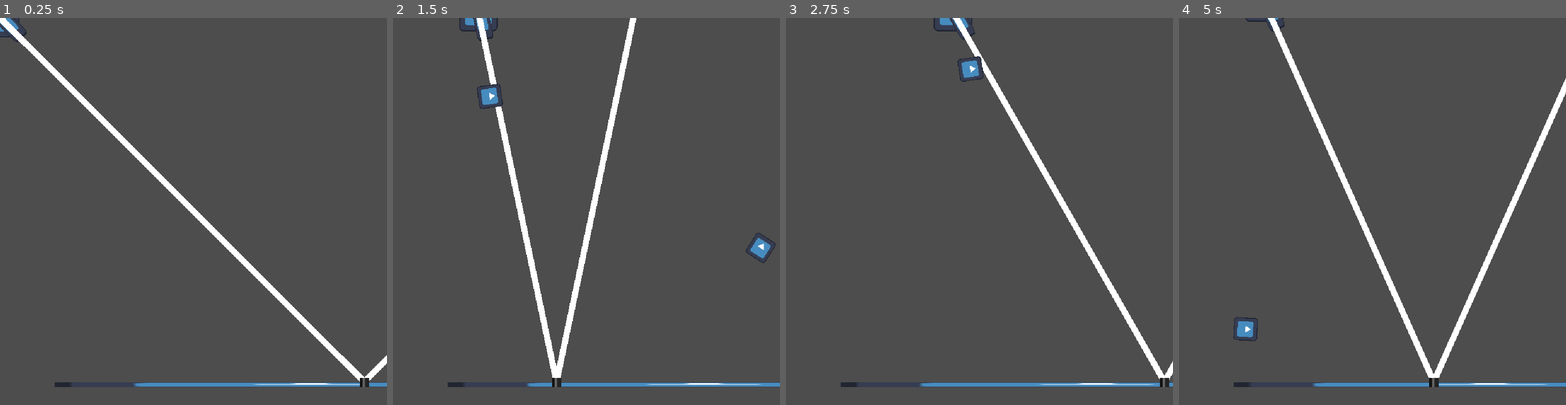
Above: before the commit, frames 1-4 (left to right).
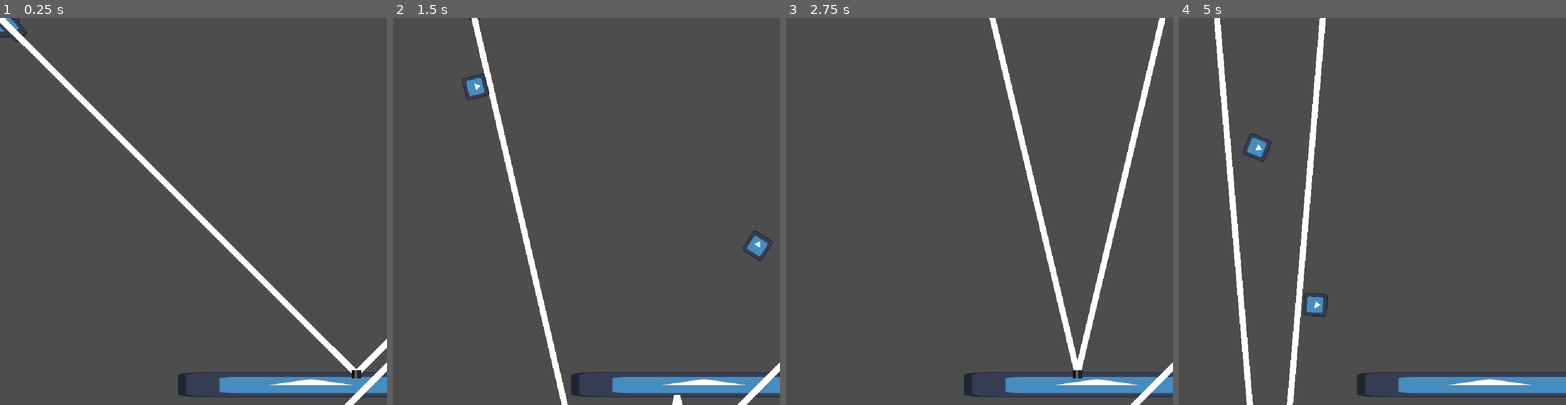
Above: after the commit, the same moments.

Repository: KoB-Kirito/uol-gamejam-10
Game: Godot game, scene res://Bullet Test.tscn
The game is run twice, just before and just after one commit, with the same random seed, the same clock (stepped at 60 frames per second) and the same inputs. This scene is started directly instead of the project's main scene. The engine's default icon, where the game draws it, is replaced by a stand-in: a white triangle on a blue panel in a dark square.
Inputs (mouse positions are in pixels of both pictures, inside the frame that each line leads up to):
- Up to frame 1 (0.25 s): no input
- Up to frame 2 (1.5 s): tap Enter at 0.5 s; move the mouse to (671, 192) at 0.52 s; hold D (right) 0.53-1.25 s; click (671, 192) at 0.6 s; drag from (509, 230) to (567, 288) at 1.27 s
- Up to frame 3 (2.75 s): move the mouse to (1018, 126) at 2.02 s; hold D (right) from 2.03 s (still down); tap Backspace at 2.1 s
- Up to frame 4 (5 s): release D (right) at 2.75 s; drag from (1353, 288) to (1256, 153) at 2.77 s; move the mouse to (1488, 269) at 3.52 s; hold A (left) 3.53-4.25 s; tap Delete at 3.6 s; drag from (1256, 153) to (1314, 114) at 4.27 s

The runs differ from the first frame. In frame 1, 2.5% of the frame differs, in the area x 6-100%, y 7-100%; in frame 2, 5.4%; in frame 3, 6.9%; in frame 4, 8.6%, in the area x 9-100%, y 0-100%.

Commit message:
Basic enemy behaviour and vision

Diff:
--- a/Bullet Test.tscn
+++ b/Bullet Test.tscn
@@ -19,7 +19,6 @@
 position = Vector2(514, 606)
 
 [node name="Wall" type="StaticBody2D" parent="Node2D"]
-scale = Vector2(1.92514, 0.21136)
 collision_layer = 16
 collision_mask = 16
 
@@ -45,10 +44,6 @@
 scale = Vector2(3.4375, 0.328125)
 texture = ExtResource("1_ohy3h")
 
-[node name="Player" parent="." instance=ExtResource("2_vxjry")]
-friction = 0.3
-acceleration = 0.4
-
 [node name="EnemyBase" parent="." instance=ExtResource("3_aexe3")]
 position = Vector2(859, 933)
 
@@ -69,3 +64,6 @@
 [node name="Sprite2D" type="Sprite2D" parent="Pathing"]
 scale = Vector2(2.2443, 0.0661476)
 texture = SubResource("GradientTexture2D_dwiwd")
+
+[node name="Player" parent="." instance=ExtResource("2_vxjry")]
+collision_mask = 17
--- /dev/null
+++ b/enemies/Enemy Test.tscn
@@ -0,0 +1,60 @@
+[gd_scene load_steps=6 format=3 uid="uid://cjhqp27ywgf3f"]
+
+[ext_resource type="PackedScene" uid="uid://f4jf1c4v6ts5" path="res://enemies/_base_enemy.tscn" id="1_73apd"]
+[ext_resource type="Script" path="res://enemies/enemy_path.gd" id="2_fhum7"]
+[ext_resource type="PackedScene" uid="uid://d1nwfcr0d5o1x" path="res://player.tscn" id="3_so36t"]
+[ext_resource type="Texture2D" uid="uid://ts0cimfv1f58" path="res://icon.svg" id="5_dppyt"]
+
+[sub_resource type="RectangleShape2D" id="RectangleShape2D_3n005"]
+size = Vector2(439, 34)
+
+[node name="EnemyTest" type="Node2D"]
+
+[node name="EnemyBase" parent="." node_paths=PackedStringArray("path") instance=ExtResource("1_73apd")]
+position = Vector2(270, 94)
+rotation = -0.385718
+path = NodePath("../Enemy Path")
+moveSpeed = 500
+
+[node name="Timer" type="Timer" parent="EnemyBase"]
+
+[node name="Enemy Path" type="Node2D" parent="." node_paths=PackedStringArray("pathNodesParent", "debugLine")]
+script = ExtResource("2_fhum7")
+pathNodesParent = NodePath("Path Nodes")
+debugLine = NodePath("Line2D")
+
+[node name="Path Nodes" type="Node2D" parent="Enemy Path"]
+
+[node name="Node2D" type="Node2D" parent="Enemy Path/Path Nodes"]
+position = Vector2(61, 169)
+
+[node name="Node2D2" type="Node2D" parent="Enemy Path/Path Nodes"]
+position = Vector2(166, 540)
+
+[node name="Node2D3" type="Node2D" parent="Enemy Path/Path Nodes"]
+position = Vector2(776, 612)
+
+[node name="Node2D4" type="Node2D" parent="Enemy Path/Path Nodes"]
+position = Vector2(932, 186)
+
+[node name="Line2D" type="Line2D" parent="Enemy Path"]
+
+[node name="Player" parent="." instance=ExtResource("3_so36t")]
+
+[node name="Node2D2" type="Node2D" parent="."]
+position = Vector2(283, 1193)
+rotation = -0.987031
+scale = Vector2(2.16, 1)
+
+[node name="Wall" type="StaticBody2D" parent="Node2D2"]
+collision_layer = 16
+collision_mask = 16
+
+[node name="CollisionShape2D" type="CollisionShape2D" parent="Node2D2/Wall"]
+shape = SubResource("RectangleShape2D_3n005")
+
+[node name="Sprite2D" type="Sprite2D" parent="Node2D2/Wall"]
+scale = Vector2(3.4375, 0.328125)
+texture = ExtResource("5_dppyt")
+
+[connection signal="timeout" from="EnemyBase/Timer" to="EnemyBase" method="_on_timer_timeout"]
--- a/enemies/_base_enemy.tscn
+++ b/enemies/_base_enemy.tscn
@@ -1,7 +1,8 @@
-[gd_scene load_steps=5 format=3 uid="uid://f4jf1c4v6ts5"]
+[gd_scene load_steps=6 format=3 uid="uid://f4jf1c4v6ts5"]
 
 [ext_resource type="Script" path="res://enemies/enemy.gd" id="1_cobw7"]
 [ext_resource type="Texture2D" uid="uid://ts0cimfv1f58" path="res://icon.svg" id="2_nkbw1"]
+[ext_resource type="Script" path="res://enemies/enemy_sight.gd" id="3_jy42g"]
 
 [sub_resource type="RectangleShape2D" id="RectangleShape2D_yxmdp"]
 size = Vector2(32, 32)
@@ -30,4 +31,19 @@
 shape = SubResource("RectangleShape2D_fxe7l")
 debug_color = Color(0.83421, 0.383626, 0.179764, 0.42)
 
+[node name="Enemy Sight" type="Node2D" parent="." node_paths=PackedStringArray("debugLineLeft", "debugLineRight", "debugLineRay")]
+script = ExtResource("3_jy42g")
+angleSize = 45.0
+length = 1000.0
+debugLineLeft = NodePath("Line2D Left")
+debugLineRight = NodePath("Line2D Right")
+debugLineRay = NodePath("Line2D Ray")
+
+[node name="Line2D Left" type="Line2D" parent="Enemy Sight"]
+
+[node name="Line2D Right" type="Line2D" parent="Enemy Sight"]
+
+[node name="Line2D Ray" type="Line2D" parent="Enemy Sight"]
+default_color = Color(0.871789, 0.485318, 0.597971, 1)
+
 [connection signal="body_entered" from="Hurtbox" to="." method="_on_hurtbox_body_entered"]
--- a/enemies/enemy.gd
+++ b/enemies/enemy.gd
@@ -2,19 +2,86 @@
 extends CharacterBody2D
 ## base class
 
+@export var path : EnemyPath
+@export var moveSpeed : int
+
+@onready var timer = $Timer
+
+var pathPoints : Array[Vector2]
+var curNode = 0
+var advanceFlag = false
+var t = 0
+
+var canMove = true
 
 signal died(enemy: Enemy)
 
+func _ready() -> void:
+	if path == null:
+		canMove = false
+		return
+
+	pathPoints = path.get_path_points()
+
+	advance()
+
+func _process(delta: float) -> void:
+	if !canMove:
+		return
+
+	var flagCalled = false
+
+	if advanceFlag:
+		advanceFlag = false
+		t += moveSpeed * delta
+		flagCalled = true
+	if t == 0.0:
+		return
+
+	if !flagCalled:
+		t += moveSpeed * delta
+
+	var nextNode = (curNode + 1)
+	if nextNode >= pathPoints.size() - 1:
+		nextNode = 0
+	var subPath = (pathPoints[nextNode] - pathPoints[curNode])
+
+	if subPath.length() <= t:
+		global_position = pathPoints[nextNode]
+		t = 0.0
+		curNode = nextNode
+
+		timer.start(2.0)
+		return
+
+	var newPos = pathPoints[curNode] + subPath.normalized() * t
+	global_position = newPos
+
+	var angleRad = acos(subPath.dot(Vector2(1,0)) / (subPath.length()))
+	if subPath.dot(Vector2(0,1)) < 0:
+		angleRad *= -1
+	global_rotation = angleRad
+
+func advance():
+	advanceFlag = true
 
 func _on_hurtbox_body_entered(body: Node2D) -> void:
+	if body.is_in_group(Global.playerGroup):
+		body.die()
+		return
+
 	if body is not Bullet:
 		return
 
 	die()
-
 
 func die() -> void:
 	#TODO: animation
 
 	died.emit(self)
 	queue_free()
+
+
+func _on_timer_timeout() -> void:
+	advance()
+	pass # Replace with function body.
--- /dev/null
+++ b/enemies/enemy_path.gd
@@ -0,0 +1,28 @@
+extends Node2D
+
+class_name EnemyPath
+
+@export var pathNodesParent : Node2D
+@export var pathPoints : Array[Vector2]
+@export var debugLine : Line2D
+
+func _ready() -> void:
+	update_path()
+
+func update_path():
+	if pathNodesParent == null:
+		return
+
+	pathPoints.clear()
+	for c in pathNodesParent.get_children():
+		pathPoints.append(c.global_position)
+
+	pathPoints.append(pathPoints[0])
+
+	if debugLine == null:
+		return
+	for p in pathPoints:
+		debugLine.add_point(p - debugLine.global_position)
+
+func get_path_points() -> Array[Vector2]:
+	return pathPoints
--- /dev/null
+++ b/enemies/enemy_sight.gd
@@ -0,0 +1,74 @@
+extends Node2D
+
+@export var angleSize : float
+@export var length : float
+
+@export var debugLineLeft : Line2D
+@export var debugLineRight : Line2D
+@export var debugLineRay : Line2D
+
+var player : Node2D
+var playerSpotted = false
+
+func _ready():
+	debugLineLeft.add_point(Vector2(0,0))
+	debugLineLeft.add_point(Vector2.from_angle(deg_to_rad(global_rotation_degrees - angleSize)) * length)
+
+	debugLineRight.add_point(Vector2(0,0))
+	debugLineRight.add_point(Vector2.from_angle(deg_to_rad(global_rotation_degrees + angleSize)) * length)
+
+	debugLineRay.add_point(Vector2(0,0))
+	debugLineRay.add_point(Vector2(0,0))
+
+	player = get_tree().get_first_node_in_group(Global.playerGroup)
+
+func _process(delta : float) -> void:
+	debugLineLeft.set_point_position(1, Vector2.from_angle(deg_to_rad(-angleSize)) * length)
+	debugLineRight.set_point_position(1, Vector2.from_angle(deg_to_rad(angleSize)) * length)
+
+	debugLineRay.set_point_position(1, Vector2(0,0))
+
+	debugLineLeft.default_color = Color.WHITE
+	debugLineRight.default_color = Color.WHITE
+
+	if player == null:
+		player = get_tree().get_first_node_in_group(Global.playerGroup)
+		return
+
+	if (player.global_position - global_position).length_squared() >= (length * length):
+		return
+
+	var toPlayer = player.global_position - global_position
+	var forward = Vector2.from_angle(global_rotation)
+
+	var angle = acos(toPlayer.dot(forward) / (toPlayer.length() * forward.length()))
+	var angleDeg = rad_to_deg(angle)
+
+	if angleDeg >= angleSize:
+		return
+
+	var space_state = get_world_2d().direct_space_state
+	# use global coordinates, not local to node
+
+	var query = PhysicsRayQueryParameters2D.create(global_position, player.global_position, 16)
+	var result = space_state.intersect_ray(query)
+
+	if result:
+		debugLineRay.set_point_position(1, result.position - global_position)
+		return
+
+	var dir = (player.global_position - global_position).rotated(-global_rotation)
+	debugLineRay.set_point_position(1, dir)
+
+	debugLineLeft.default_color = Color.RED
+	debugLineRight.default_color = Color.RED
+
+	on_player_detected();
+
+func on_player_detected():
+	if playerSpotted:
+		return
+	print("Player has been detected. DIE!!!")
+	playerSpotted = true
+
+	player.die()
